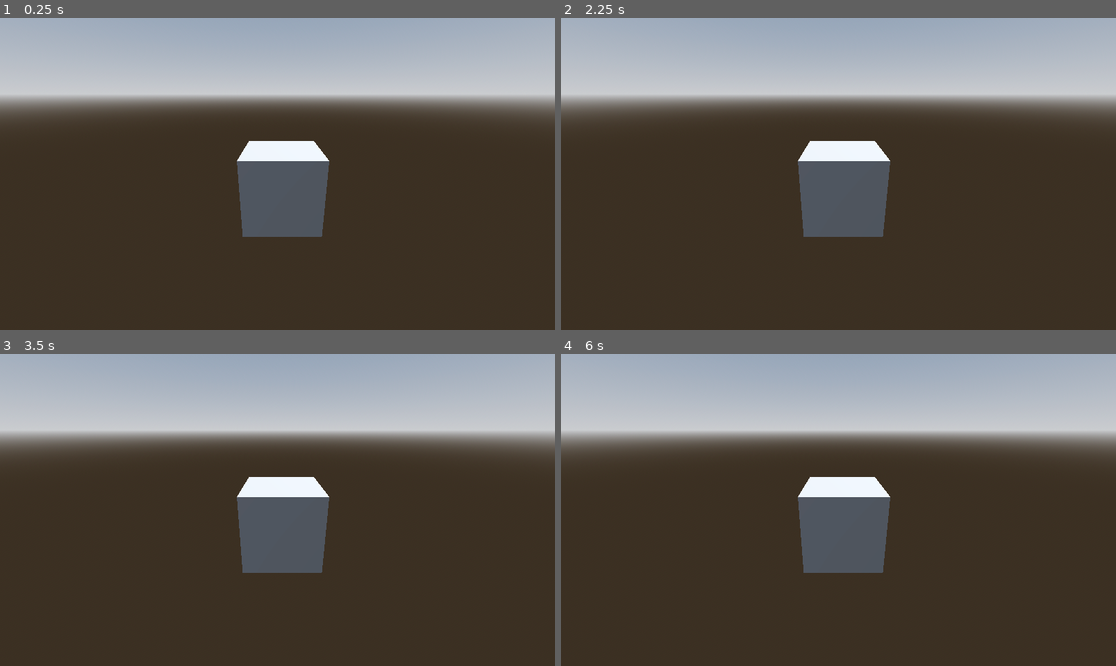
Above: before the commit, frames 1-4 (two rows, left to right).
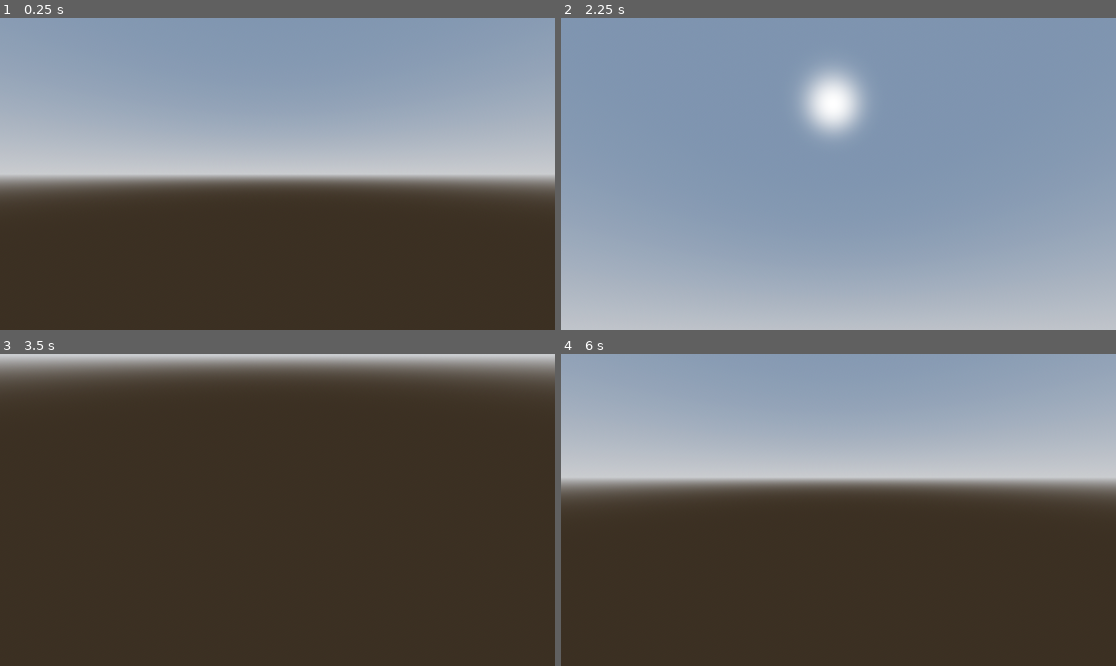
Above: after the commit, the same moments.

Repository: ErneElg162/DangDezeDubiousDimensions
Game: Godot game, scene res://Test.tscn
Same seed, same stepped clock (60 frames per second), same inputs: the game is played once before the commit and once after it.
Inputs (mouse positions are in pixels of both pictures, inside the frame that each line leads up to):
- Up to frame 1 (0.25 s): no input
- Up to frame 2 (2.25 s): tap Enter (ui_accept) at 0.5, 0.77, 1.25, 1.52, 2 s; move the mouse to (960, 158) at 0.52 s; hold D (right, bound only after the commit) 0.53-1.28 s; click (960, 158) at 0.67 s; move the mouse to (727, 189) at 1.27 s; hold S (back, bound only after the commit) 1.28-2.03 s; click (727, 189) at 1.42 s; move the mouse to (894, 105) at 2.02 s; hold D (right, bound only after the commit) from 2.03 s (still down); click (894, 105) at 2.17 s
- Up to frame 3 (3.5 s): tap Enter (ui_accept) at 2.75, 3.02 s; move the mouse to (249, 572) at 2.77 s; release D (right, bound only after the commit) at 2.78 s; hold W (forward, bound only after the commit) from 2.78 s (still down); click (249, 572) at 2.92 s
- Up to frame 4 (6 s): tap Enter (ui_accept) at 3.5, 3.77, 4.25, 4.52 s; move the mouse to (1005, 556) at 3.52 s; release W (forward, bound only after the commit) at 3.53 s; hold A (left, bound only after the commit) 3.53-5.03 s; click (1005, 556) at 3.67 s; tap Escape (escape, bound only after the commit) at 4.15 s; move the mouse to (672, 463) at 4.27 s; click (672, 463) at 4.42 s; move the mouse to (866, 510) at 5.02 s; hold S (back, bound only after the commit) 5.03-5.78 s; click (866, 510) at 5.17 s; move the mouse to (755, 432) at 5.77 s; hold D (right, bound only after the commit) from 5.78 s (still down); click (755, 432) at 5.92 s

The runs differ from the first frame. In frame 1, 57% of the frame differs, in the area x 0-100%, y 0-71%; in frame 2, 100%, in the area x 0-100%, y 0-100%; in frame 3, 35%; in frame 4, 39%.

Commit message:
fixed camera

Diff:
--- a/dddd/4D_Shenanigans/4D_Cube.tscn
+++ b/dddd/4D_Shenanigans/4D_Cube.tscn
@@ -4,7 +4,7 @@
 
 [sub_resource type="BoxMesh" id="BoxMesh_gioj6"]
 
-[sub_resource type="SphereShape3D" id="SphereShape3D_f8w4y"]
+[sub_resource type="BoxShape3D" id="BoxShape3D_6h8h0"]
 
 [node name="StaticBody3D" type="StaticBody3D" unique_id=469112148 node_paths=PackedStringArray("mesh", "col")]
 script = ExtResource("1_6h8h0")
@@ -16,4 +16,4 @@
 mesh = SubResource("BoxMesh_gioj6")
 
 [node name="CollisionShape3D" type="CollisionShape3D" parent="." unique_id=767307187]
-shape = SubResource("SphereShape3D_f8w4y")
+shape = SubResource("BoxShape3D_6h8h0")
--- a/dddd/Test.tscn
+++ b/dddd/Test.tscn
@@ -1,7 +1,7 @@
 [gd_scene format=3 uid="uid://bi66y3pmp3ran"]
 
-[ext_resource type="PackedScene" uid="uid://cmagrieuuyohl" path="res://4D_Shenanigans/4D_Cube.tscn" id="1_myinc"]
 [ext_resource type="Script" uid="uid://dur728x4pb7lo" path="res://test.gd" id="1_njov2"]
+[ext_resource type="PackedScene" path="res://character.tscn" id="3_2au82"]
 
 [sub_resource type="ProceduralSkyMaterial" id="ProceduralSkyMaterial_njov2"]
 sky_horizon_color = Color(0.66224277, 0.6717428, 0.6867428, 1)
@@ -26,8 +26,5 @@
 [node name="WorldEnvironment" type="WorldEnvironment" parent="." unique_id=1670382051]
 environment = SubResource("Environment_8tn2x")
 
-[node name="StaticBody3D" parent="." unique_id=469112148 instance=ExtResource("1_myinc")]
-transform = Transform3D(1, 0, 0, 0, 1, 0, 0, 0, 1, 0.060655594, 0, 0.08145285)
-
-[node name="Camera3D" type="Camera3D" parent="." unique_id=2075463795]
-transform = Transform3D(1, 0, 0, 0, 0.93060935, 0.366014, 0, -0.366014, 0.93060935, 0, 1.1730723, 2.6784358)
+[node name="CharacterBody3D" parent="." unique_id=1945213248 instance=ExtResource("3_2au82")]
+transform = Transform3D(1, 0, 0, 0, 1, 0, 0, 0, 1, 0.35411048, 1.1486564, 4.4342227)
--- a/dddd/character_body_3d.gd
+++ b/dddd/character_body_3d.gd
@@ -1,6 +1,6 @@
 extends CharacterBody3D
 
-@export var look_sensitivity: float = 0.005
+var look_sensitivity: float = 0.005
 
 @onready var camera: Camera3D = $Camera3D
 
@@ -13,8 +13,10 @@
 func _unhandled_input(event):
 	if event is InputEventMouseMotion and Input.mouse_mode == Input.MOUSE_MODE_CAPTURED:
 		rotate_y(-event.relative.x * look_sensitivity)
-		camera.rotate_x(-event.relative.y + look_sensitivity)
+		camera.rotate_x(-event.relative.y * look_sensitivity)
 		camera.rotation.x = clamp(camera.rotation.x, deg_to_rad(-80), deg_to_rad(80))
+
+		print(camera.rotation.x)
 
 	if Input.is_action_just_pressed("escape"):
 		Input.mouse_mode = Input.MOUSE_MODE_VISIBLE
--- a/dddd/project.godot
+++ b/dddd/project.godot
@@ -15,6 +15,34 @@
 config/features=PackedStringArray("4.6", "Forward Plus")
 config/icon="res://icon.svg"
 
+[input]
+
+forward={
+"deadzone": 0.2,
+"events": [Object(InputEventKey,"resource_local_to_scene":false,"resource_name":"","device":-1,"window_id":0,"alt_pressed":false,"shift_pressed":false,"ctrl_pressed":false,"meta_pressed":false,"pressed":false,"keycode":0,"physical_keycode":87,"key_label":0,"unicode":119,"location":0,"echo":false,"script":null)
+]
+}
+back={
+"deadzone": 0.2,
+"events": [Object(InputEventKey,"resource_local_to_scene":false,"resource_name":"","device":-1,"window_id":0,"alt_pressed":false,"shift_pressed":false,"ctrl_pressed":false,"meta_pressed":false,"pressed":false,"keycode":0,"physical_keycode":83,"key_label":0,"unicode":115,"location":0,"echo":false,"script":null)
+]
+}
+right={
+"deadzone": 0.2,
+"events": [Object(InputEventKey,"resource_local_to_scene":false,"resource_name":"","device":-1,"window_id":0,"alt_pressed":false,"shift_pressed":false,"ctrl_pressed":false,"meta_pressed":false,"pressed":false,"keycode":0,"physical_keycode":68,"key_label":0,"unicode":100,"location":0,"echo":false,"script":null)
+]
+}
+left={
+"deadzone": 0.2,
+"events": [Object(InputEventKey,"resource_local_to_scene":false,"resource_name":"","device":-1,"window_id":0,"alt_pressed":false,"shift_pressed":false,"ctrl_pressed":false,"meta_pressed":false,"pressed":false,"keycode":0,"physical_keycode":65,"key_label":0,"unicode":97,"location":0,"echo":false,"script":null)
+]
+}
+escape={
+"deadzone": 0.2,
+"events": [Object(InputEventKey,"resource_local_to_scene":false,"resource_name":"","device":-1,"window_id":0,"alt_pressed":false,"shift_pressed":false,"ctrl_pressed":false,"meta_pressed":false,"pressed":false,"keycode":0,"physical_keycode":4194305,"key_label":0,"unicode":0,"location":0,"echo":false,"script":null)
+]
+}
+
 [physics]
 
 3d/physics_engine="Jolt Physics"
